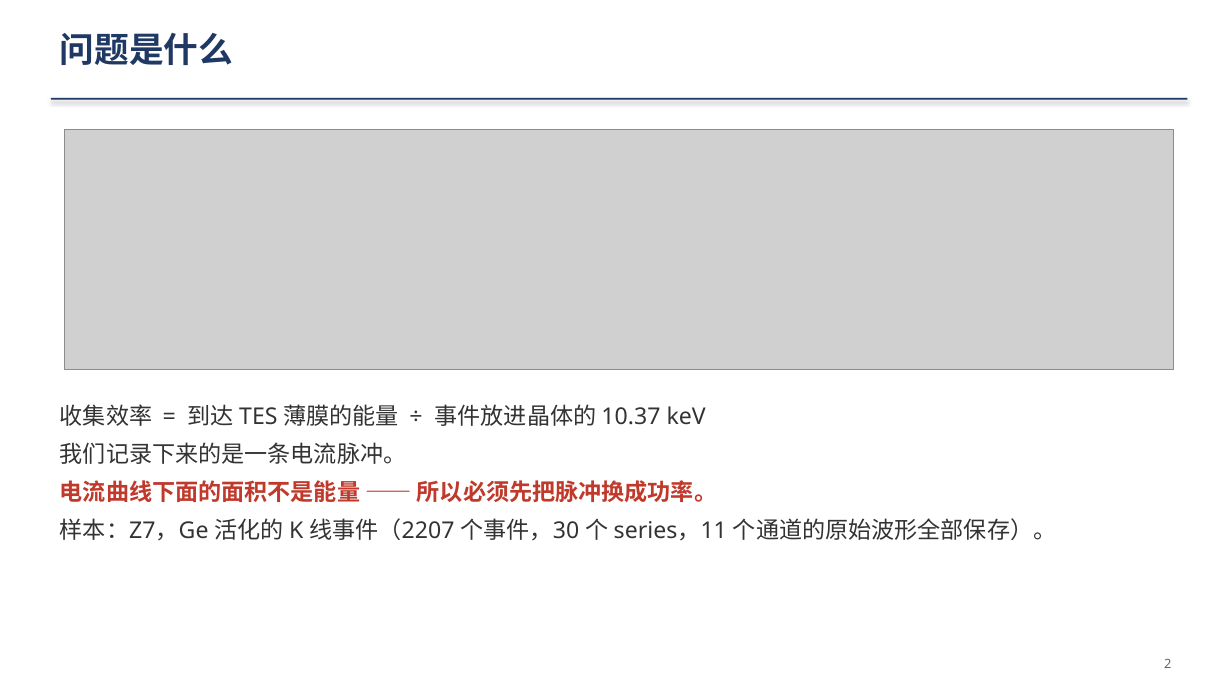
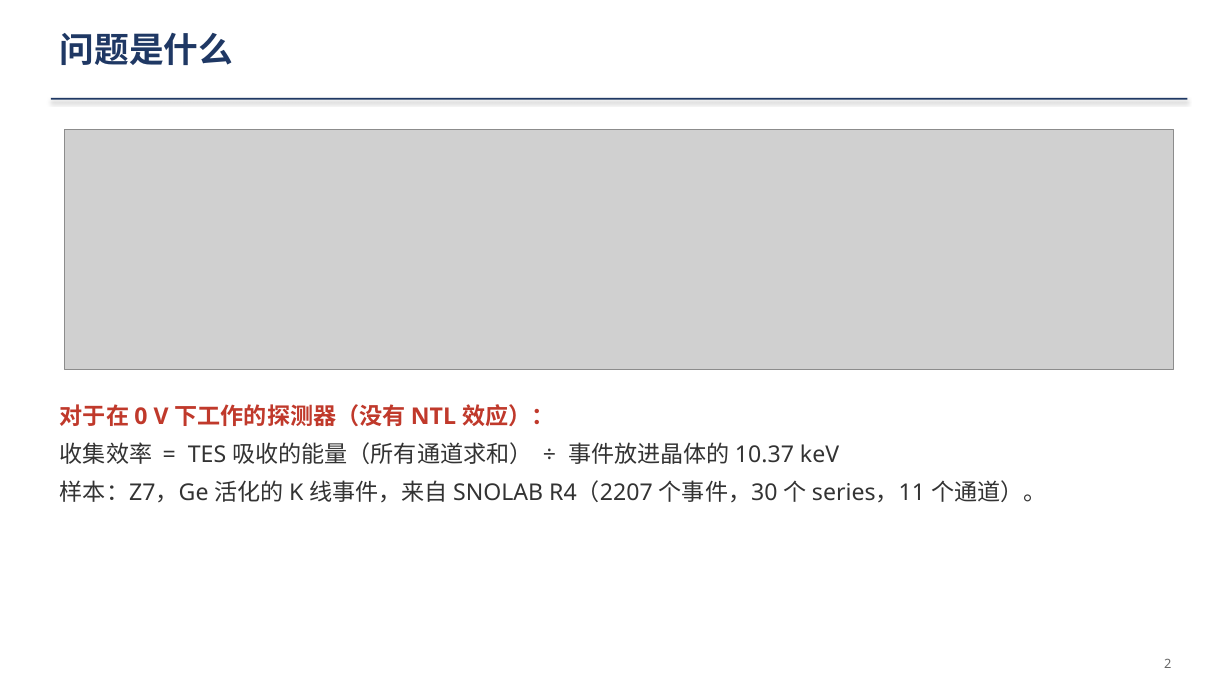
Before and after one commit to ZhihengLi0/urop, a slide deck: slide 2 of snolab/collection_efficiency/presentation/SNOLAB_R4_collection_efficiency_20260910_zh.pptx. Drawn at 1232x693 pixels with LibreOffice and Linux fonts; fonts in the diff are those of the drawing; grey boxes stand for pictures. Boxes give left, top, right and bottom in pixels: in the first picture for what was removed or moved away, otherwise in the second. Text is boxed around its words. In the diff, an @@ line names an element or a change of style, - is before the commit and + after.

```diff
--- a/snolab/collection_efficiency/presentation/SNOLAB_R4_collection_efficiency_20260910_zh.pptx
+++ b/snolab/collection_efficiency/presentation/SNOLAB_R4_collection_efficiency_20260910_zh.pptx
@@ text at bbox=[60, 404, 1047, 502]: text changed @@
-收集效率 = 到达 TES 薄膜的能量 ÷ 事件放进晶体的 10.37 keV
-我们记录下来的是一条电流脉冲。
-电流曲线下面的面积不是能量 —— 所以必须先把脉冲换成功率。
-样本：Z7，Ge 活化的 K 线事件（2207 个事件，30 个 series，11 个通道的原始波形全部保存）。
+对于在 0 V 下工作的探测器（没有 NTL 效应）：
+收集效率 = TES 吸收的能量（所有通道求和） ÷ 事件放进晶体的 10.37 keV
+样本：Z7，Ge 活化的 K 线事件，来自 SNOLAB R4（2207 个事件，30 个 series，11 个通道）。
```
Also in this commit, not shown: 5 other slides changed, 18 other files.
